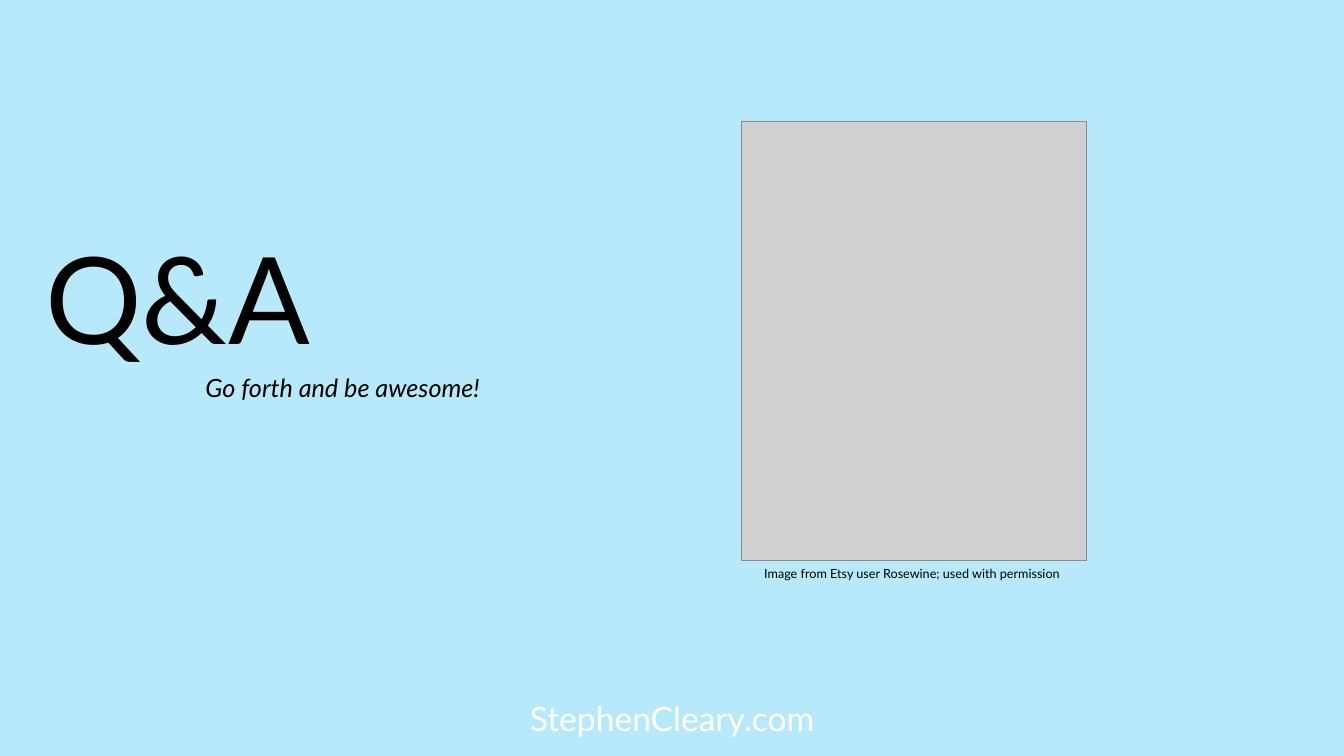
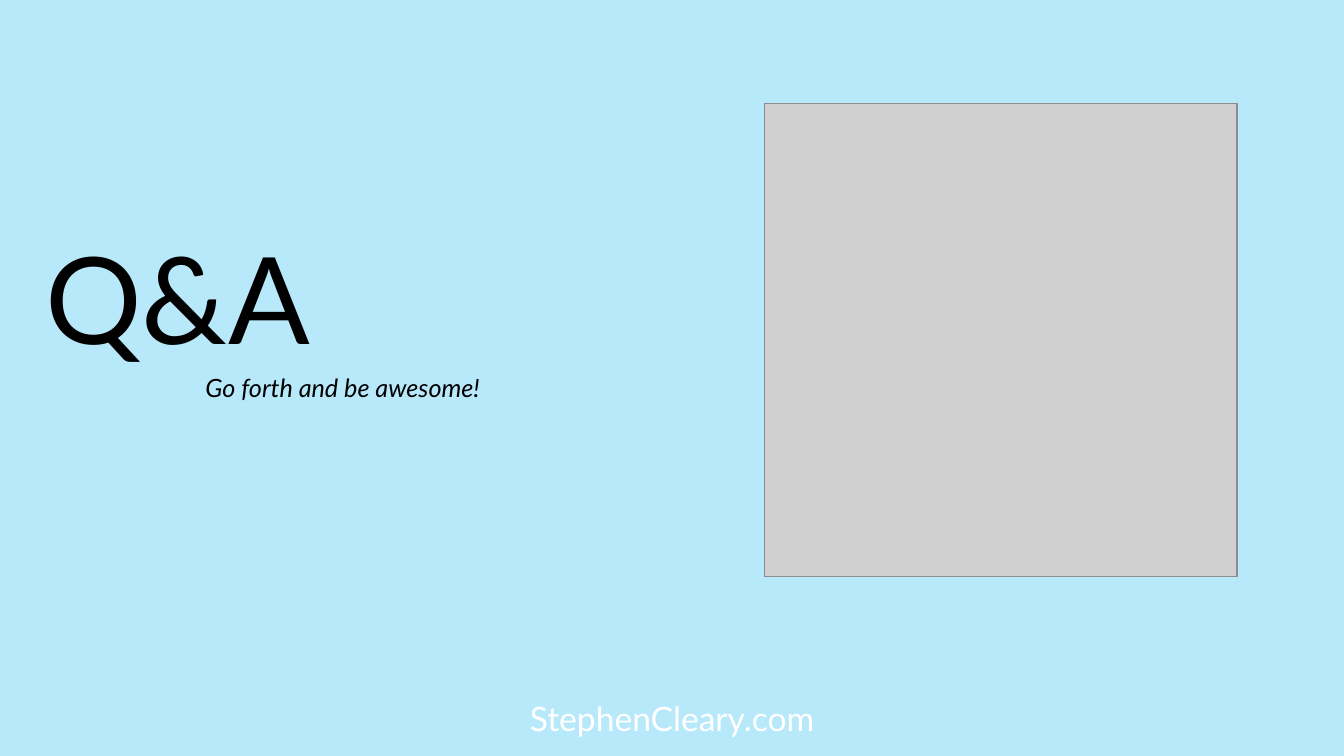
Before and after one commit to StephenCleary/Presentations, a slide deck: slide 38 of Async Pitfalls/Async Pitfalls.pptx. Drawn at 1344x756 pixels with LibreOffice and Linux fonts; fonts in the diff are those of the drawing; grey boxes stand for pictures; background and template pictures are left out. Boxes give left, top, right and bottom in pixels: in the first picture for what was removed or moved away, otherwise in the second. Text is boxed around its words. In the diff, an @@ line names an element or a change of style, - is before the commit and + after.

```diff
--- a/Async Pitfalls/Async Pitfalls.pptx
+++ b/Async Pitfalls/Async Pitfalls.pptx
@@ picture: place and size @@
-picture at box(741, 122, 1086, 561)
+picture at box(765, 104, 1238, 577)
@@ text removed at box(764, 568, 1060, 581) @@
-Image from Etsy user Rosewine; used with permission
```
Also in this commit, not shown: 5 other slides changed.
